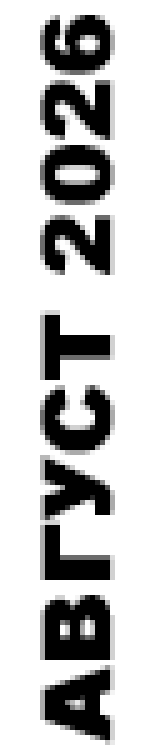
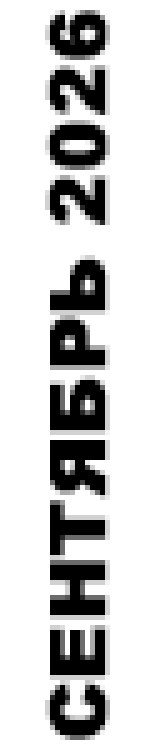
Before/after of a w=150, h=750 layered artwork. What changed in the layer stack:
renamed "АВГУСТ 2026" to "СЕНТЯБРЬ 2026", painted on it over <box>40,10,115,745</box>
